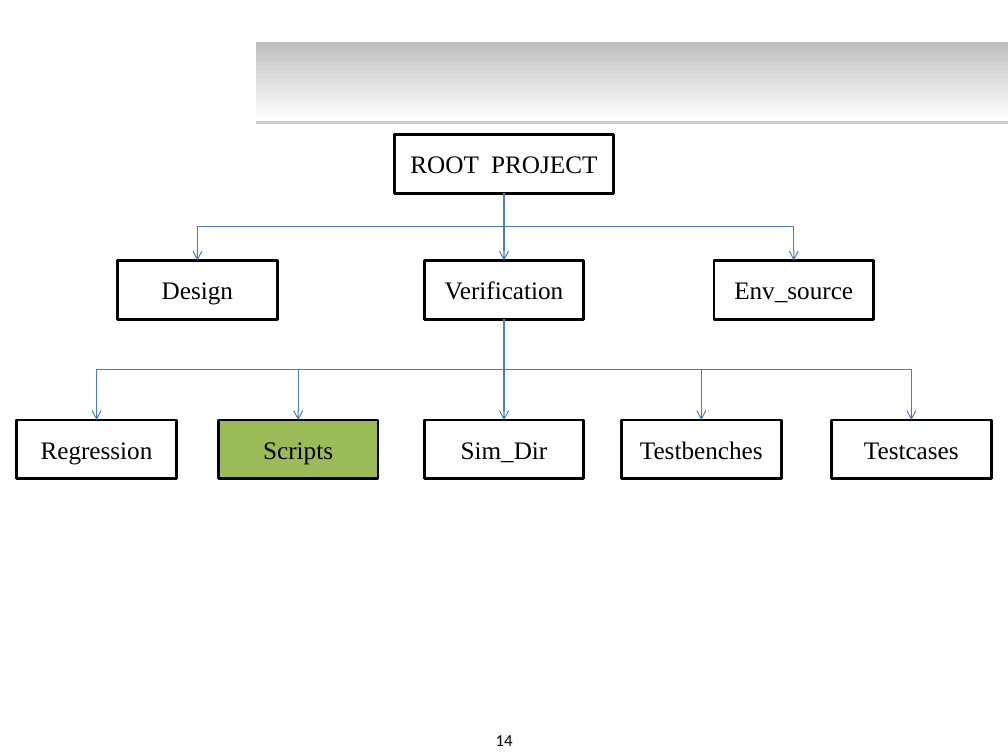
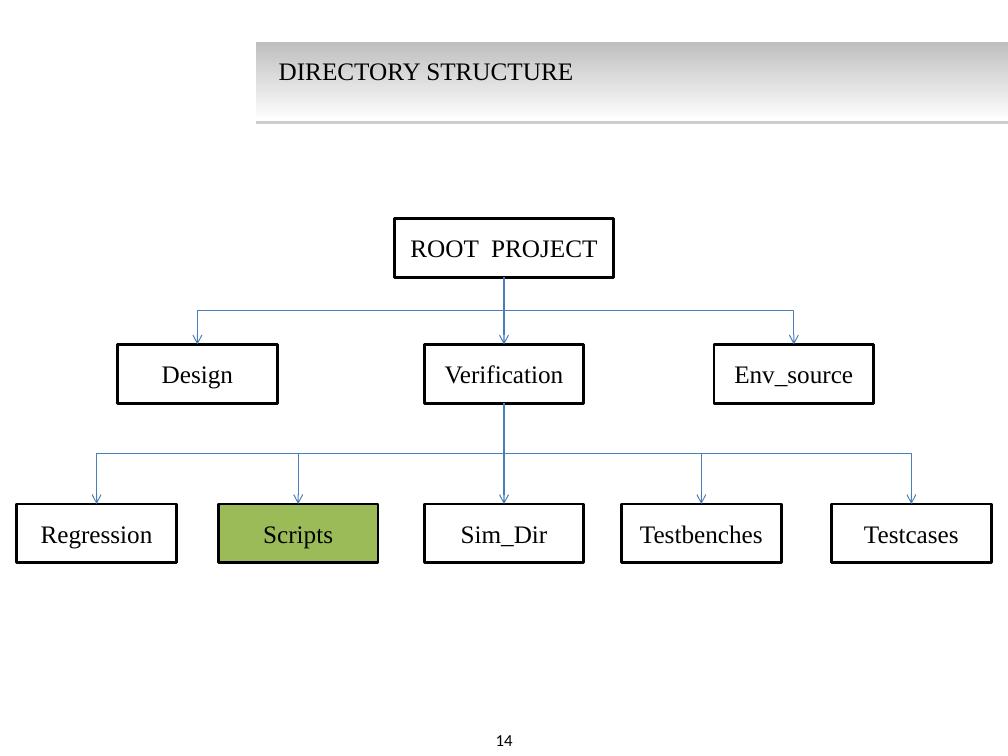
Before and after one commit to keshav009/test-repo, a slide deck: slide 14 of Presentation_final.pptx. Drawn at 1008x756 pixels with LibreOffice and Linux fonts; fonts in the diff are those of the drawing; background and template pictures are left out. Boxes give left, top, right and bottom in pixels: in the first picture for what was removed or moved away, otherwise in the second. Text is boxed around its words. In the diff, an @@ line names an element or a change of style, - is before the commit and + after.

```diff
--- a/Presentation_final.pptx
+++ b/Presentation_final.pptx
@@ text added at (279,63,573,81), 18 pt, text #000000 @@
+DIRECTORY STRUCTURE
@@ elbow arrow moved from (554, 227) - (198, 260) to (504, 277) - (198, 345) @@
@@ 9 rectangles, 2 arrows: place and size @@
-9 rectangles, 2 arrows at (17,134,991,479)
+9 rectangles, 2 arrows at (17,219,991,562)
@@ elbow arrow moved from (487, 227) - (794, 260) to (504, 277) - (794, 345) @@
@@ elbow arrow moved from (328, 370) - (97, 420) to (504, 403) - (97, 504) @@
@@ elbow arrow moved from (479, 370) - (298, 420) to (504, 403) - (298, 504) @@
@@ elbow arrow moved from (454, 370) - (702, 420) to (504, 403) - (702, 504) @@
@@ elbow arrow moved from (663, 370) - (911, 420) to (504, 403) - (911, 504) @@
```
Also in this commit, not shown: 2 other slides changed, 7 slides added, 1 slide removed.
